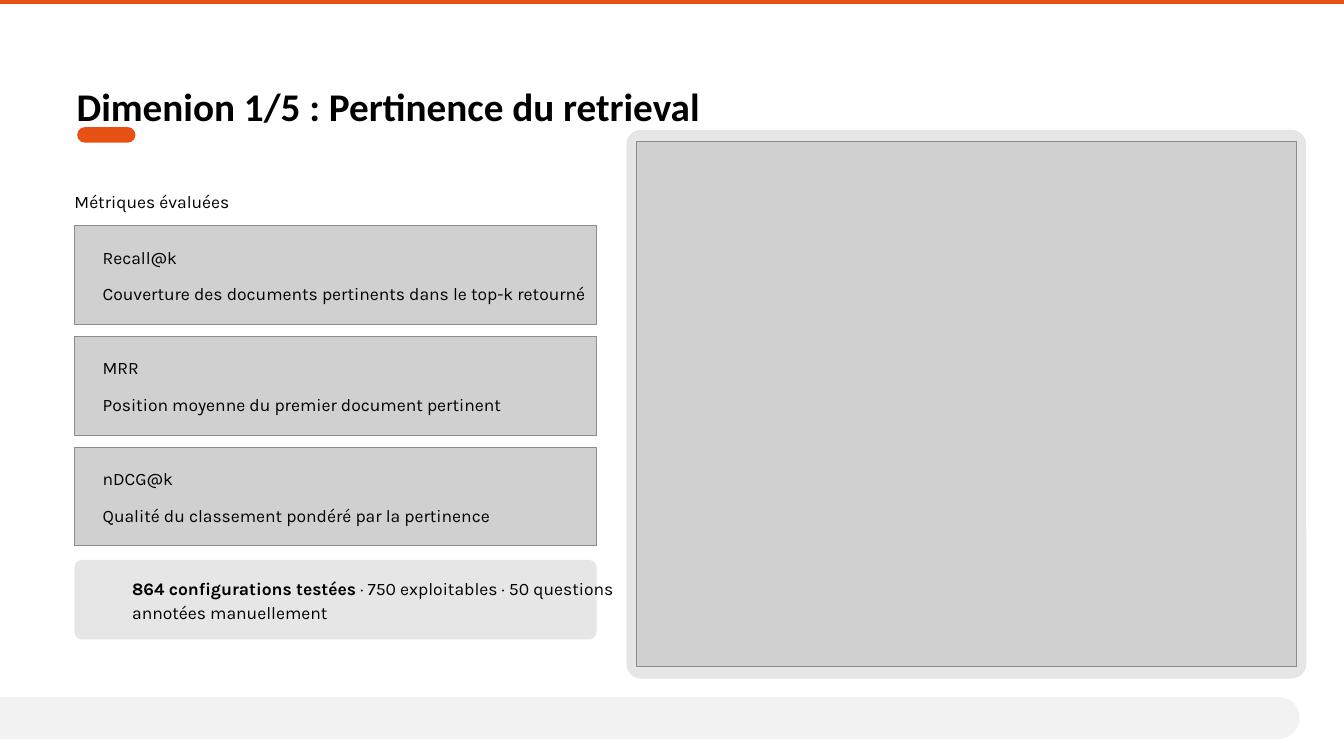
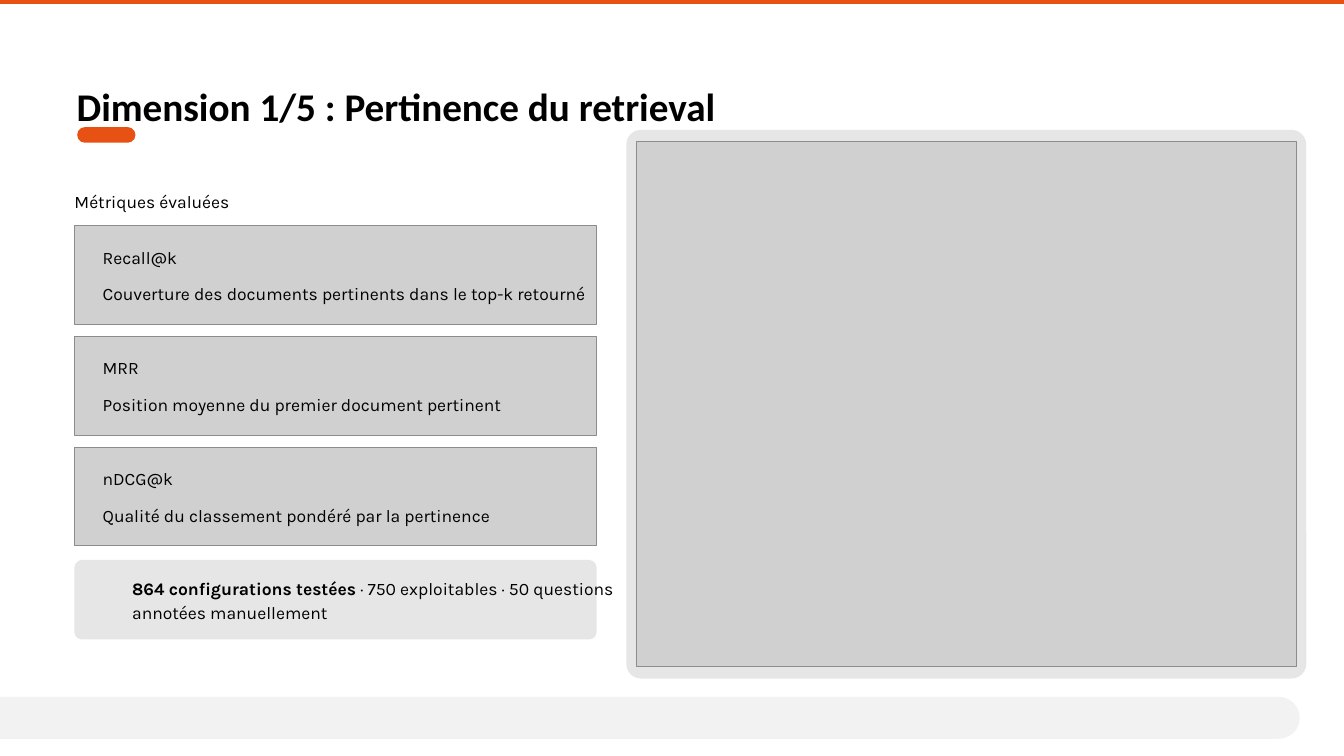
Before and after one commit to AurelienLELEU/memoire, a slide deck: slide 7 of Évaluer la cohérence et la fiabilité d'un système RAG en contexte industriel critique.pptx (slide 6 before the commit). Drawn at 1344x756 pixels with LibreOffice and Linux fonts; fonts in the diff are those of the drawing; grey boxes stand for pictures; background and template pictures are left out. Boxes give left, top, right and bottom in pixels: in the first picture for what was removed or moved away, otherwise in the second. Text is boxed around its words. In the diff, an @@ line names an element or a change of style, - is before the commit and + after.

```diff
--- a/Évaluer la cohérence et la fiabilité d'un système RAG en contexte industriel critique.pptx
+++ b/Évaluer la cohérence et la fiabilité d'un système RAG en contexte industriel critique.pptx
@@ text at (77, 93, 715, 131): text changed @@
-Dimenion 1/5 : Pertinence du retrieval
+Dimension 1/5 : Pertinence du retrieval
```
Also in this commit, not shown: 6 other slides changed, 2 slides added, 1 slide removed, 1 other file.
